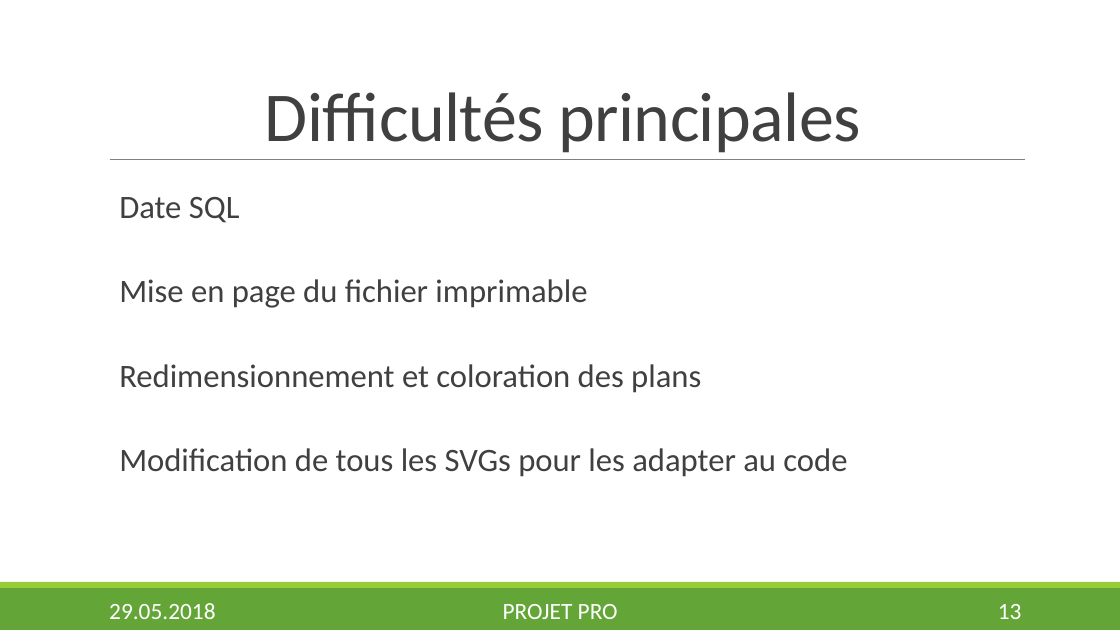
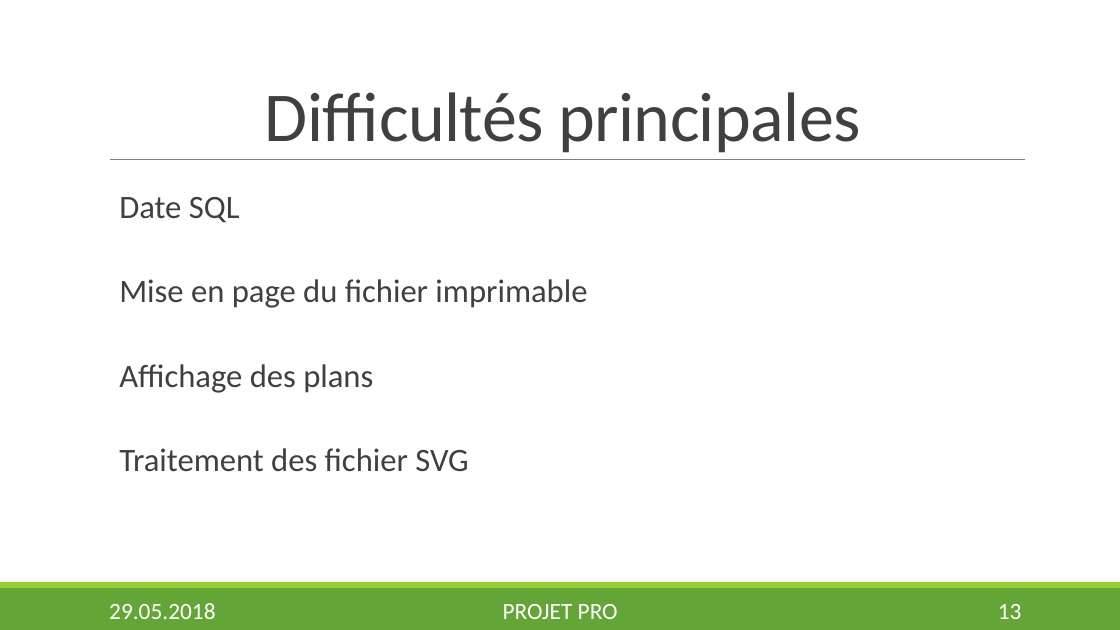
Before and after one commit to Nyahon/PRO, a slide deck: slide 13 of presentation/DaryllFinal.pptx. Drawn at 1120x630 pixels with LibreOffice and Linux fonts; fonts in the diff are those of the drawing; background and template pictures are left out. Boxes give left, top, right and bottom in pixels: in the first picture for what was removed or moved away, otherwise in the second. Text is boxed around its words. In the diff, an @@ line names an element or a change of style, - is before the commit and + after.

```diff
--- a/presentation/DaryllFinal.pptx
+++ b/presentation/DaryllFinal.pptx
@@ text at box(119, 364, 468, 472): text changed @@
-  Redimensionnement et coloration des plans
-  Modification de tous les SVGs pour les adapter au code
+  Affichage des plans
+  Traitement des fichier SVG
```
Also in this commit, not shown: 9 other slides changed, 3 other files.
